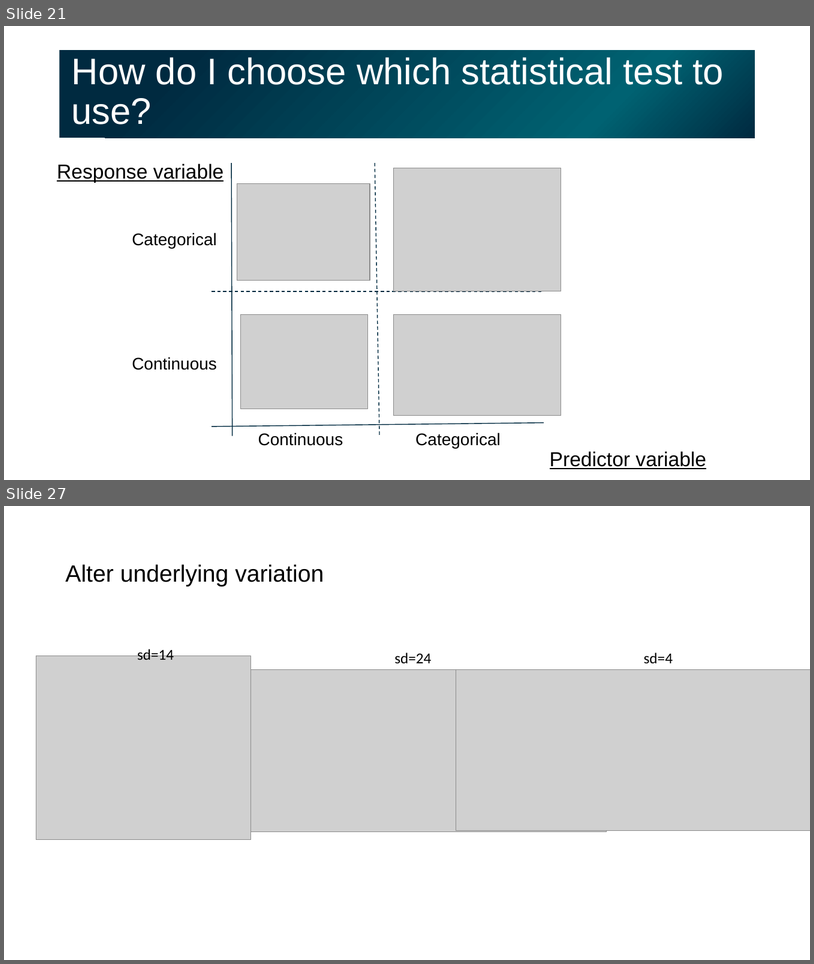
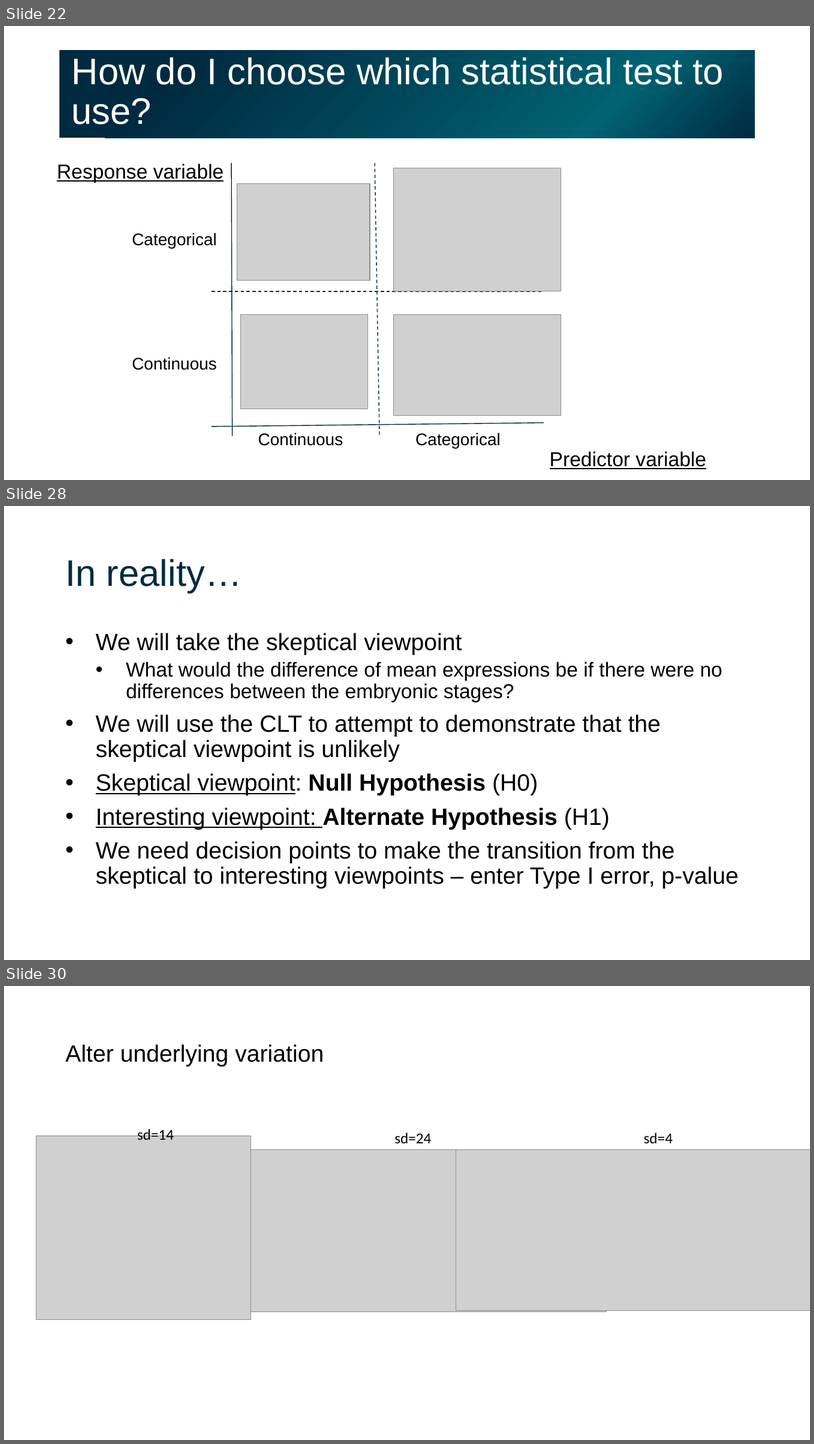
Before and after one commit to gladstone-institutes/Bioinformatics-Workshops, a slide deck: intro-experimental-design-hypothesis-testing/IntroStatsExpDesignHT_011723_day2.pptx. Shown one above the other, each under a label of ours: slides 21 and 27 before the commit, slides 22, 28 and 30 after it; the slides between them are not shown. The pictures are 814x964 and 814x1444 pixels, drawn with LibreOffice and Linux fonts; fonts in the diff are those of the drawing; grey boxes stand for pictures. Boxes give left, top, right and bottom in pixels: in the first picture for what was removed or moved away, otherwise in the second. Text is boxed around its words. In the diff, an @@ line names an element or a change of style, - is before the commit and + after.

```diff
--- a/intro-experimental-design-hypothesis-testing/IntroStatsExpDesignHT_011723_day2.pptx
+++ b/intro-experimental-design-hypothesis-testing/IntroStatsExpDesignHT_011723_day2.pptx
@@ slide 28 added at (x1=4, y1=506, x2=810, y2=960), background #FFFFFF @@
@@ title added at (x1=65, y1=559, x2=242, y2=593), 44 pt, text #002A40 @@
+In reality…
@@ text added at (x1=96, y1=633, x2=738, y2=888), 28 pt, text #000000 @@
+• We will take the skeptical viewpoint
+  • What would the difference of mean expressions be if there were no differences between the embryonic stages?
+• We will use the CLT to attempt to demonstrate that the skeptical viewpoint is unlikely
+• Skeptical viewpoint: Null Hypothesis (H0)
+• Interesting viewpoint: Alternate Hypothesis (H1)
+• We need decision points to make the transition from the skeptical to interesting viewpoints – enter Type I error, p-value
@@ what was slide 21 is now slide 22 @@
@@ what was slide 27 is now slide 30 @@
```
Also in this commit, not shown: 11 slides changed, 17 other slides added.
